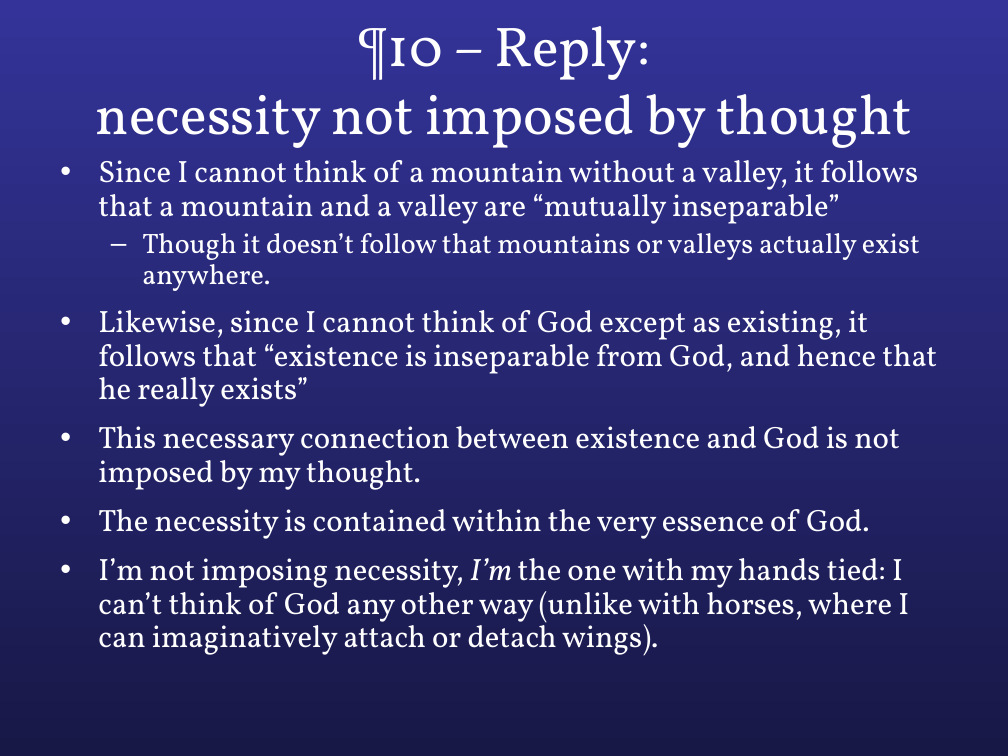
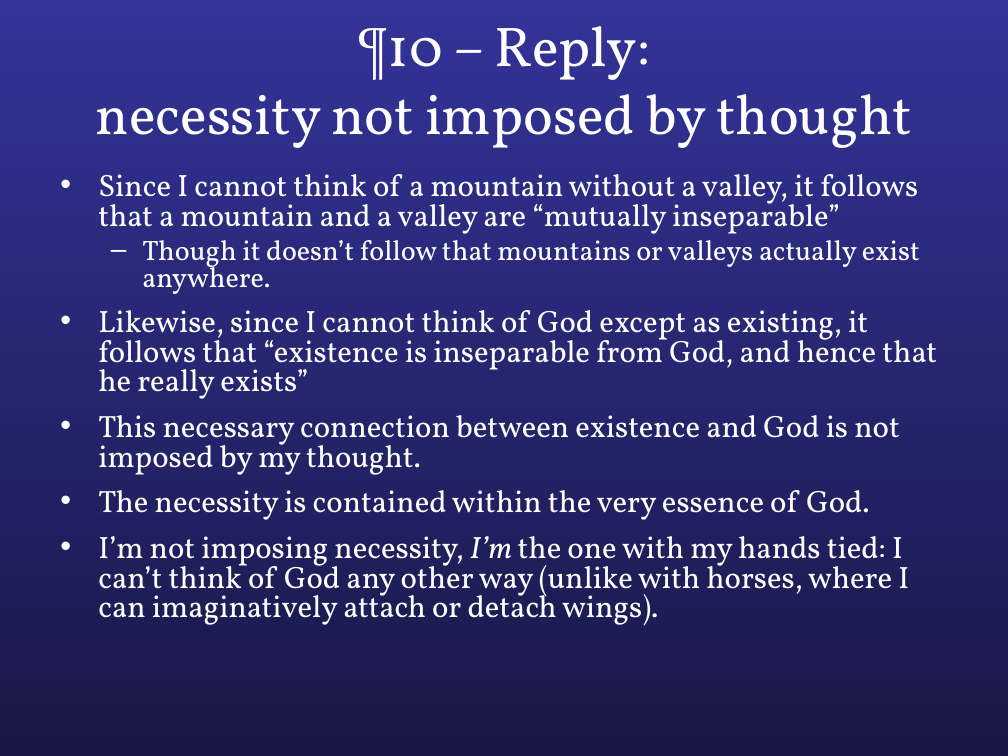
Before and after one commit to colemitchell/colemitchell.github.io, a slide deck: slide 10 of PHIL2220/Med V.ppt. Drawn at 1008x756 pixels with LibreOffice and Linux fonts; fonts in the diff are those of the drawing. Boxes give left, top, right and bottom in pixels: in the first picture for what was removed or moved away, otherwise in the second. Text is boxed around its words. In the diff, an @@ line names an element or a change of style, - is before the commit and + after.

```diff
--- a/PHIL2220/Med V.ppt
+++ b/PHIL2220/Med V.ppt
@@ text "Since I cannot think of ...": place and size @@
-text "Since I cannot think of ..." at bbox=[98, 160, 937, 656]
+text "Since I cannot think of ..." at bbox=[98, 174, 937, 626]
@@ text "Since I cannot think of ..." at bbox=[98, 174, 937, 626]: line spacing 0.9 to 0.8 @@
```
Also in this commit, not shown: 4 other slides changed, 6 other files.
